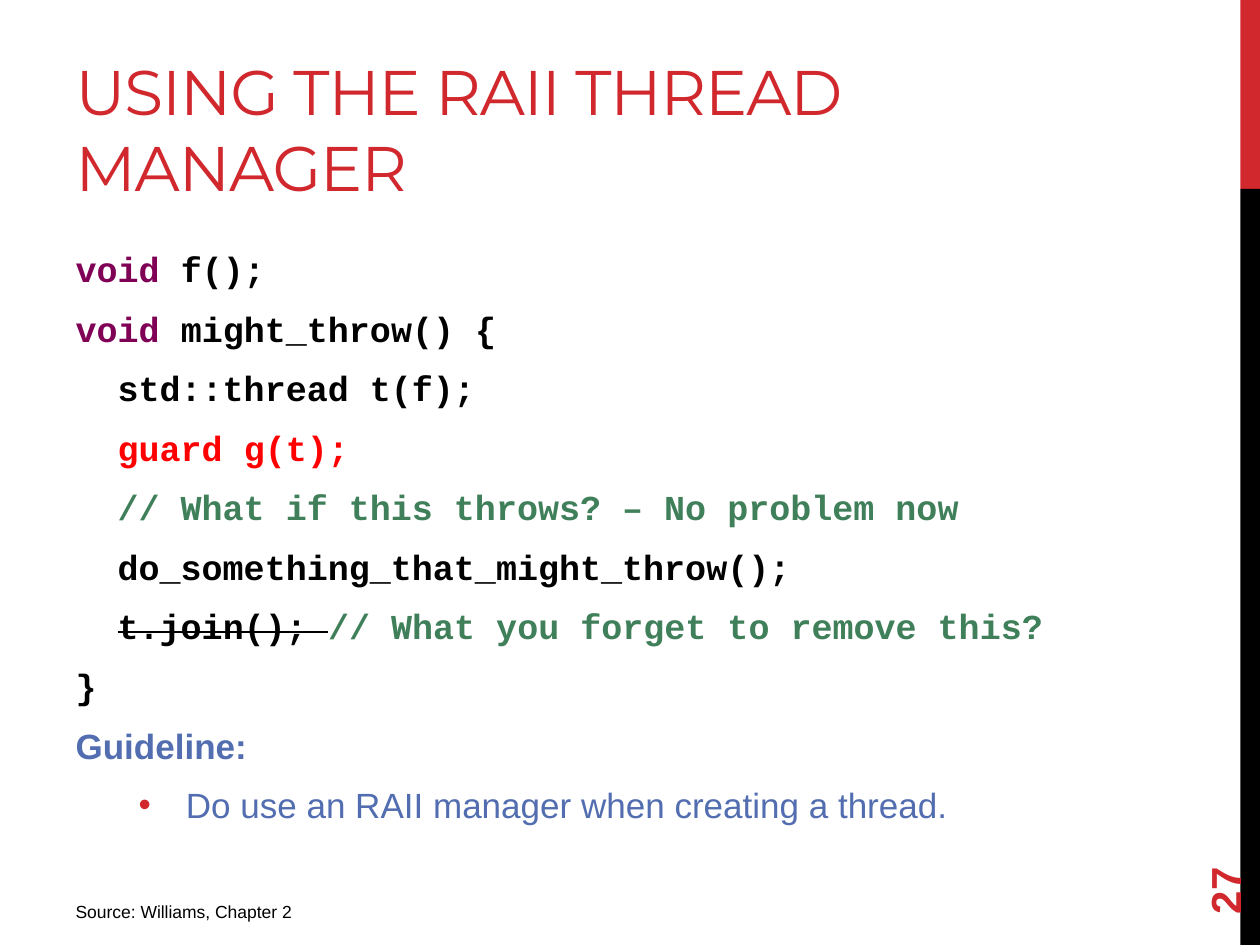
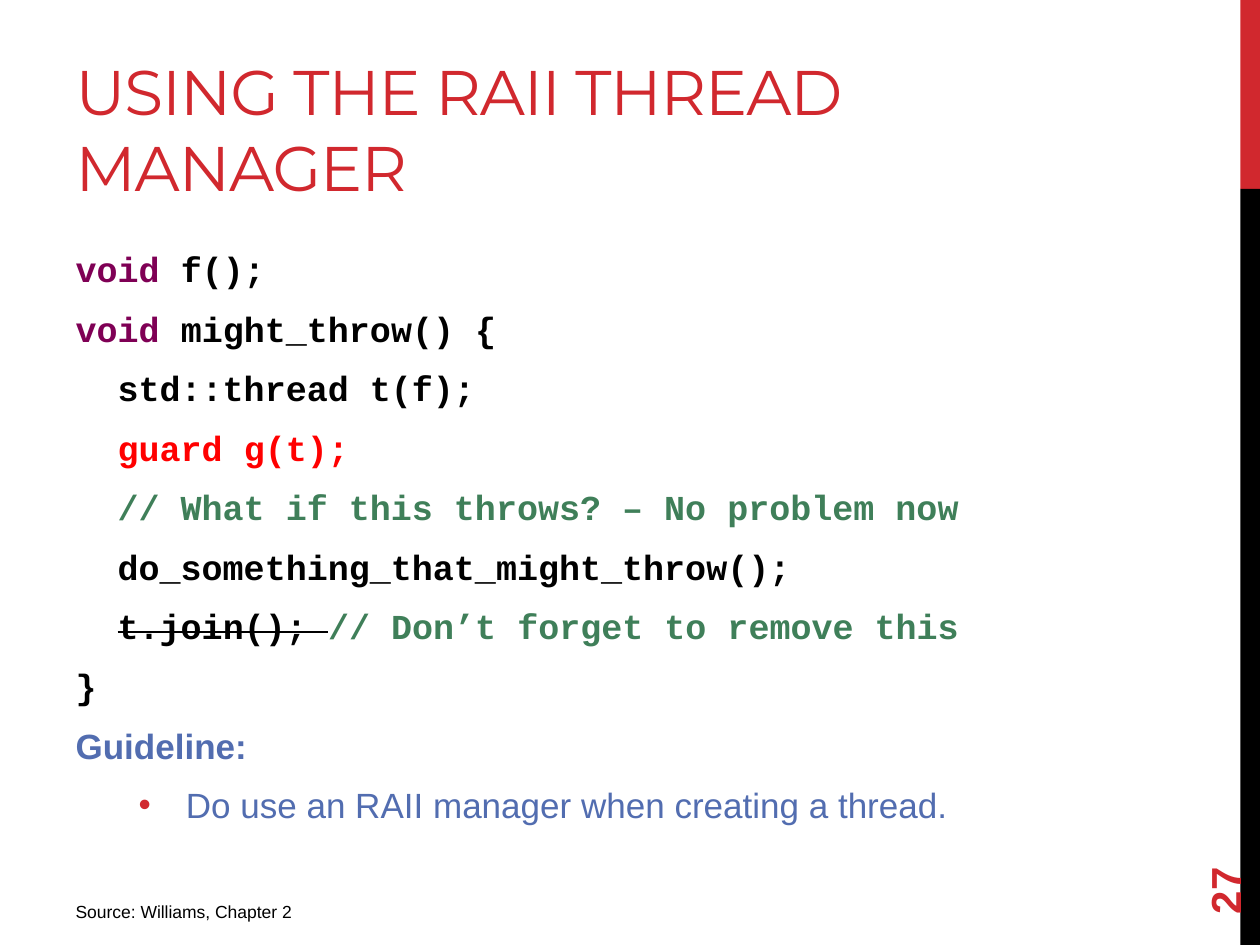
Before and after one commit to joshpeterson/DevelopingConcurrentSoftware, a slide deck: slide 27 of Lectures/Threads/Threads.pptx. Drawn at 1260x945 pixels with LibreOffice and Linux fonts; fonts in the diff are those of the drawing. Boxes give left, top, right and bottom in pixels: in the first picture for what was removed or moved away, otherwise in the second. Text is boxed around its words. In the diff, an @@ line names an element or a change of style, - is before the commit and + after.

```diff
--- a/Lectures/Threads/Threads.pptx
+++ b/Lectures/Threads/Threads.pptx
@@ text at [118, 615, 959, 647]: text changed @@
-t.join(); // What you forget to remove this?
+t.join(); // Don’t forget to remove this
```
Also in this commit, not shown: 3 other slides changed, 1 other file.
